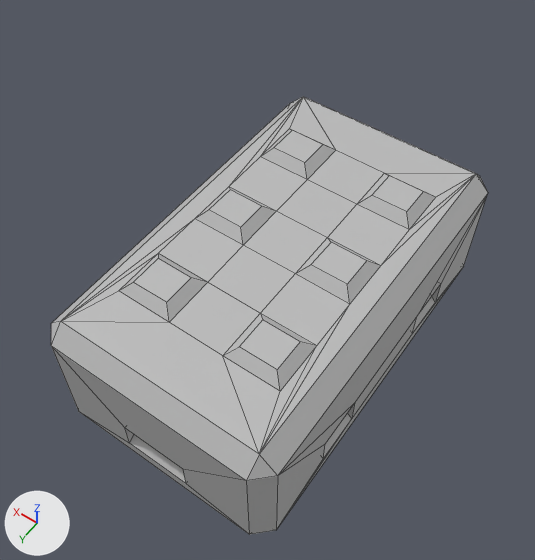
The FBX model CCTD2164_ProjetTD/Assets/Art/Models/Originals/Block_Beton.fbx as it was, and as the next commit left it.
The view is the same before and after, from a camera (50 mm lens) standing at (-0.771, 1.167, 2.078) and looking at (0.015, 0.068, 0.351). Lighting does not change. The marker at lower left points along +X, +Y and +Z. Mesh edges are drawn as thin lines. Where no turn or scale is listed for an object, it has been applied to the vertices.

Before the edit, the objects in view are built like this:
```python
me_mesh = bpy.data.meshes.new('Mesh')
me_mesh.from_pydata(...)  # 120 vertices, 132 faces; spans x -0.375..0.375, y -0.625..0.625, z 0.0..0.5
me_mesh.materials.append(mat_lambert1)  # grey #bcbcbc
ob_block_beton = bpy.data.objects.new('Block_beton', me_mesh)
ob_block_beton.location = (0.0, 0.0, 0.0)
```
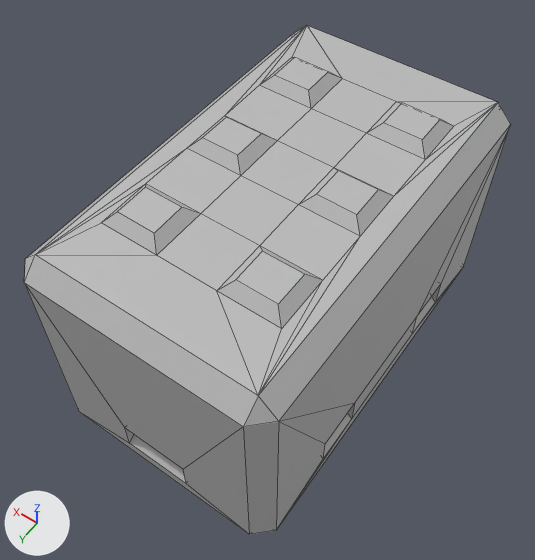
Where the change shows, as pixel boxes [x1, y1, x2, y2] in the pictures (535 x 560 px):
'Block_beton', reshaped (11% wider, 16% taller): before [51, 97, 488, 535]; after [24, 25, 511, 535]

Diff of the bpy script that builds the scene:
```diff
--- a/CCTD2164_ProjetTD/Assets/Art/Models/Originals/Block_Beton.fbx.py
+++ b/CCTD2164_ProjetTD/Assets/Art/Models/Originals/Block_Beton.fbx.py
@@ me_mesh @@
 me_mesh.from_pydata(...)  # 120 vertices, 132 faces; spans x -0.375..0.375, y -0.625..0.625, z 0.0..0.5
 # used by ob_block_beton; location = (0.0, 0.0, 0.0)
+# me_mesh part 1: all 60 vertices in x -0.375..0.375, y -0.625..0.625, z 0.417..0.5 are moved by (0.0, 0.0, 0.274)
 me_mesh.materials.append(mat_lambert1)
```
